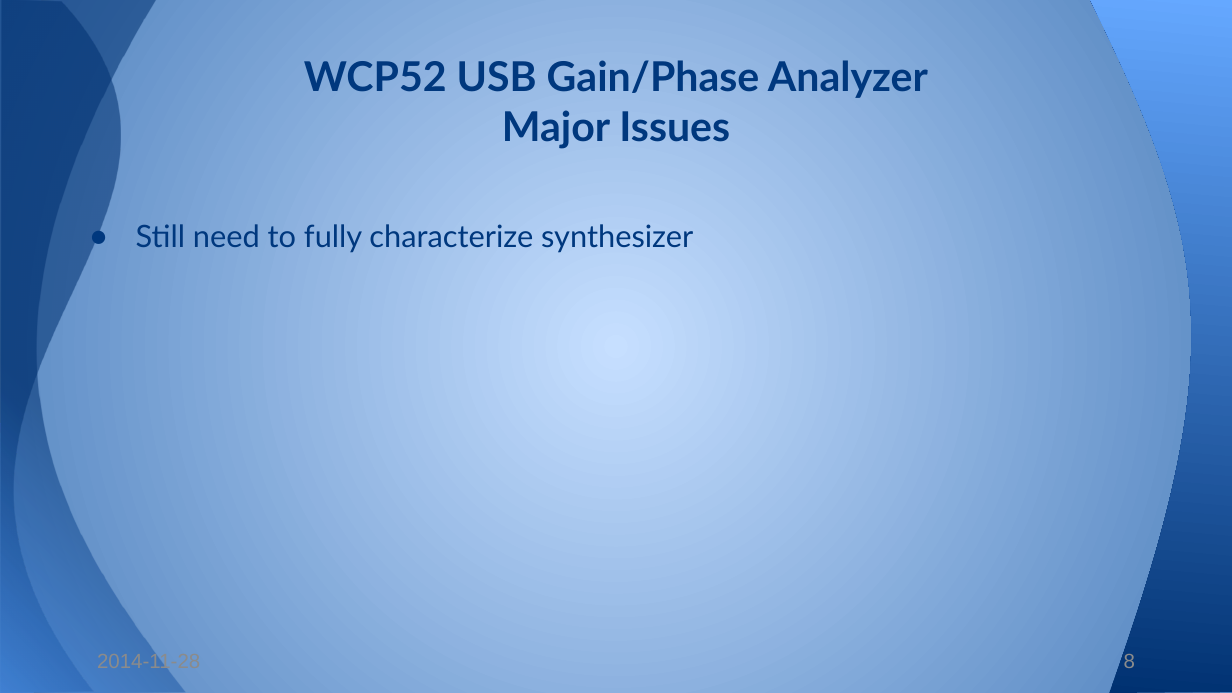
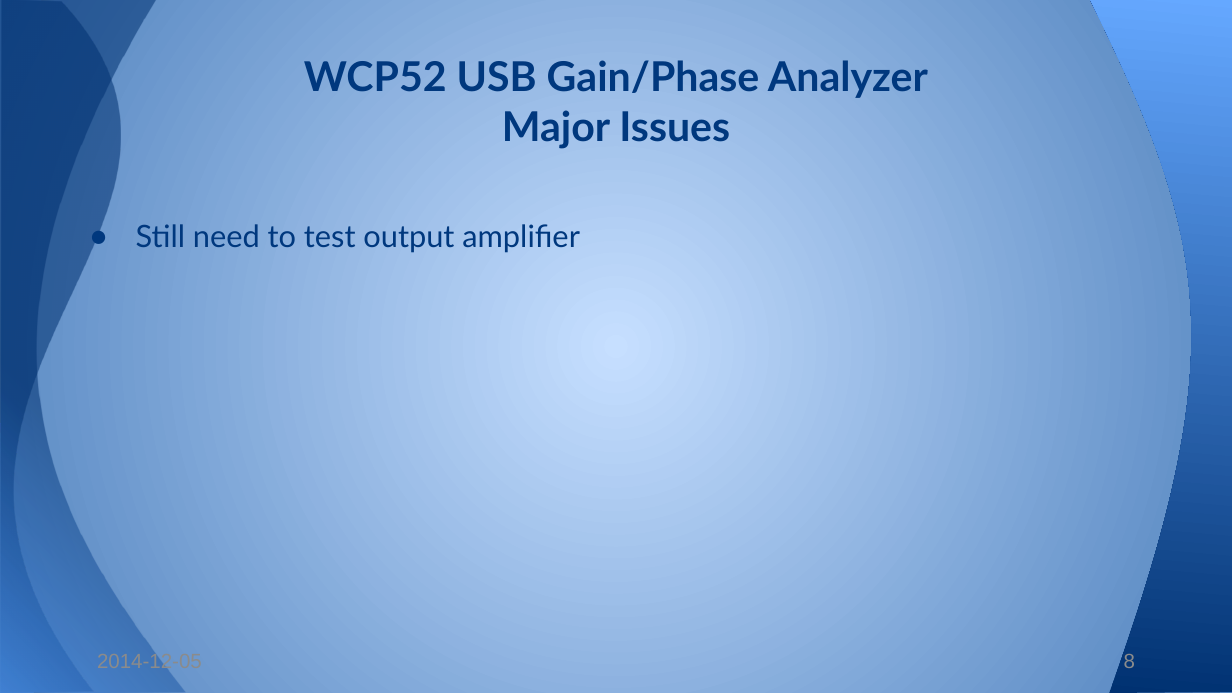
Before and after one commit to WCP52/docs, a slide deck: slide 8 of wsr/StatusPres.pptx. Drawn at 1232x693 pixels with LibreOffice and Linux fonts; fonts in the diff are those of the drawing. Boxes give left, top, right and bottom in pixels: in the first picture for what was removed or moved away, otherwise in the second. Text is boxed around its words. In the diff, an @@ line names an element or a change of style, - is before the commit and + after.

```diff
--- a/wsr/StatusPres.pptx
+++ b/wsr/StatusPres.pptx
@@ text at box(136, 224, 580, 253): text changed @@
-● Still need to fully characterize synthesizer
+● Still need to test output amplifier
@@ text at box(97, 654, 202, 668): text changed @@
-2014-11-28
+2014-12-05
```
Also in this commit, not shown: 7 other slides changed.
